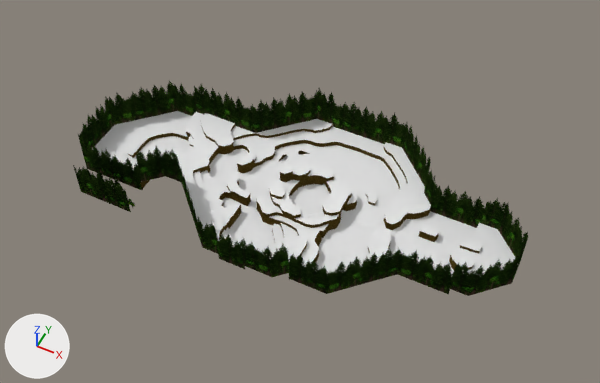
The Blender file Blends/level-5.blend: old version first, new version second.
Before and after are seen from a 50 mm camera at (242.0, -270.0, 360.0) aimed at (105.0, 4.0, 18.0). The lights are fixed; the arrows at lower left show +X, +Y and +Z. The older version comes first.

Names of what the first picture shows: 'level-5', 'level-5-tree-wall'.
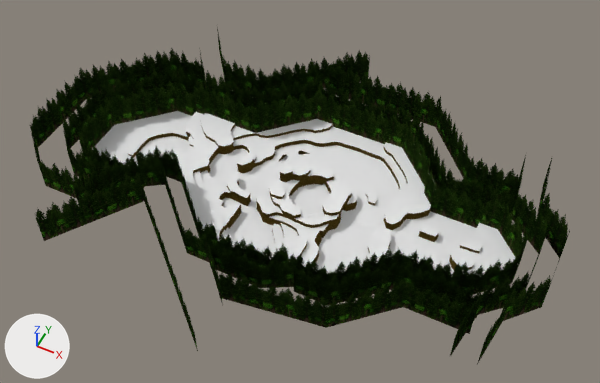
Commit message: working on level 5

What changed in the scene script:
```text
Change me_level_5_tree_wall:
    used by ob_level_5_tree_wall; location = (0.0, 0.0, 0.0)
    remove me_level_5_tree_wall.from_pydata(...)  # 98 vertices, 36 faces; spans x -28.0..228.0, y -49.0..70.0, z 0.0..36.0
    remove me_level_5_tree_wall.materials.append(mat_tree_wall)
    add me_level_5_tree_wall.from_pydata(...)  # 206 vertices, 80 faces; spans x -53.0..245.0, y -108.0..110.0, z 3.0..41.0
    me_level_5_tree_wall part 1: the loose piece of 4 vertices spanning x -15.0..19.0, y -39.0, z 0.0..26.0 is deleted
    me_level_5_tree_wall part 2: the loose piece of 4 vertices spanning x -15.0..19.0, y -36.0, z 0.0..26.0 is deleted
    me_level_5_tree_wall part 3
    60 vertices are added at x -53.0..245.0, y -108.0..110.0, z 5.0..15.0
    48 new vertices lie (0.0, 0.0, 26.0) away from vertices in x -53.0..218.0, y -108.0..110.0, z 5.0..15.0
    12 new vertices lie (0.0, 0.0, 29.0) away from vertices in x 209.0..245.0, y -53.0..76.0, z 8.0..11.0
    47 new faces join them
    other edits to the shape of me_level_5_tree_wall do not show in these pictures
    remove me_level_5_tree_wall.materials.append(mat_blackberry_wall)
```

What differs and where, as boxes [x1, y1, x2, y2] in the pictures (600 x 383 px):
'level-5-tree-wall', reshaped (19% wider, 55% taller): before [73, 80, 528, 296]; after [29, 29, 570, 364]
part 1 of me_level_5_tree_wall, deleted: before [73, 165, 131, 212]
part 2 of me_level_5_tree_wall, deleted: before [86, 167, 133, 207]
part 3 of me_level_5_tree_wall, added: after [29, 29, 570, 364]
